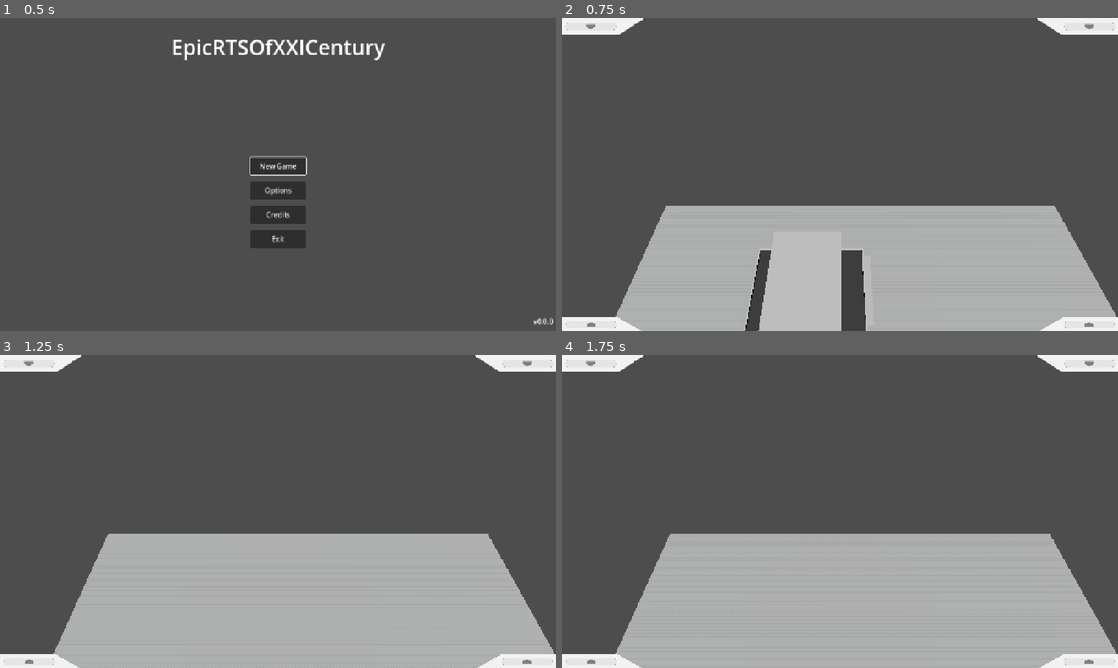
Above: before the commit, frames 1-4 (two rows, left to right).
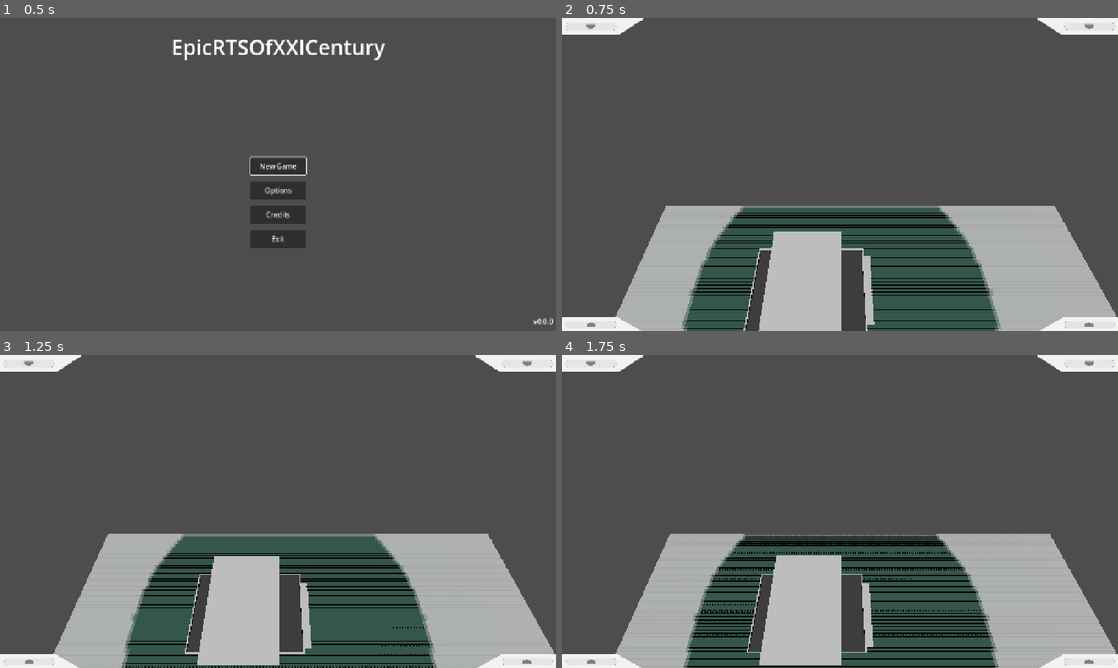
Above: after the commit, the same moments.

Repository: andrijzyn/The-Undefinders
Game: Godot game, scene res://addons/maaacks_game_template/base/scenes/menus/main_menu/main_menu.tscn
Two runs of this game, one before a commit and one after it. Both use one fixed random seed, a clock stepped at 60 frames per second and the inputs below.
Inputs (mouse positions are in pixels of both pictures, inside the frame that each line leads up to):
- Up to frame 1 (0.5 s): no input
- Up to frame 2 (0.75 s): click "New Game" at 0.5 s
- Up to frame 3 (1.25 s): no input
- Up to frame 4 (1.75 s): tap Enter (ui_accept) at 1.25, 1.52 s; move the mouse to (962, 495) at 1.27 s; hold Right (ui_right) from 1.28 s (still down); tap S (ABORT) at 1.35 s; click (962, 495) at 1.42 s

Frame 1 is identical in both runs. In frame 2, 13% of the frame differs, in the area x 21-79%, y 60-100%; in frame 3, 16%; in frame 4, 16%, in the area x 21-79%, y 57-100%.
Error before the commit: Parse Error: Identifier "mapRID" not declared in the current scope. (res://shared/AbstractClasses/MovableUnit.gd:52)

Commit message:
Bag fix after merge
Fixed fog_of_war and has_line_of_sight

Diff:
--- a/features/PlayerSystem/PlayerHuman.gd
+++ b/features/PlayerSystem/PlayerHuman.gd
@@ -2,6 +2,7 @@
 class_name PlayerHuman
 
 func _process(delta: float) -> void:
+	super(delta)
 	if selected_nodes.size() > 0 and selected_nodes[0] and selected_nodes[0] is not ProductionBuilding:
 		if Input.is_action_just_pressed("ROTATE"):
 			toggleReadyRotate()
--- a/shared/AbstractClasses/AttackUnit.gd
+++ b/shared/AbstractClasses/AttackUnit.gd
@@ -207,4 +207,4 @@
 	var grid = PathHandler.grid
 	var selfPos = PathHandler.normalizeByGrid(global_position.x, grid.position.x, global_position.z, grid.position.z, grid.cell_size)
 	var targetPos = PathHandler.normalizeByGrid(target.global_position.x, grid.position.x, target.global_position.z, grid.position.z, grid.cell_size)
-	return PathHandler.pathfinder.has_line_of_sight(selfPos, targetPos)
+	return PathHandler.pathfinder.has_line_of_sight(selfPos, targetPos, get_multiplayer_authority())
--- a/shared/AbstractClasses/MovableUnit.gd
+++ b/shared/AbstractClasses/MovableUnit.gd
@@ -37,6 +37,7 @@
 @onready var collider := $CharacterBody3D/CollisionPolygon3D2
 @onready var characterBody3D := $CharacterBody3D
 @onready var mainCamera: MainCamera
+@onready var mapRID: RID
 
 # ------------ SIGNALS -----------
 signal reached_exit
--- a/shared/HandlerClasses/PathFinding.gd
+++ b/shared/HandlerClasses/PathFinding.gd
@@ -116,7 +116,7 @@
 	simplified_path.append(path[-1])
 	return simplified_path
 
-func has_line_of_sight(start: Vector2, end: Vector2, playerID: int, unit_size: Vector2i) -> bool:
+func has_line_of_sight(start: Vector2, end: Vector2, playerID: int, unit_size: Vector2i = Vector2i(1, 1)) -> bool:
 	var direction = (end - start).normalized()
 	var current_pos = start
 	var player = scene.get_player_by_multiplayer_id(playerID)
--- a/shared/HandlerClasses/PathHandler.gd
+++ b/shared/HandlerClasses/PathHandler.gd
@@ -19,7 +19,6 @@
 
 	var start_grid_pos = normalizeByGrid(start.x, grid.position.x, start.z, grid.position.z, grid.cell_size)
 	var target_grid_pos = normalizeByGrid(target.x, grid.position.x, target.z, grid.position.z, grid.cell_size)
-
 
 	if not grid.is_within_bounds(start_grid_pos.x, start_grid_pos.y):
 		if Global.is_debugging:
Not shown: 1 places in features/HUD/UI/rts_ui.tscn that only renumber resources
